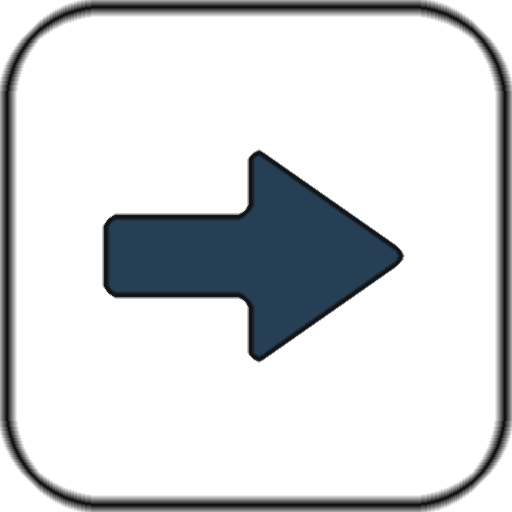
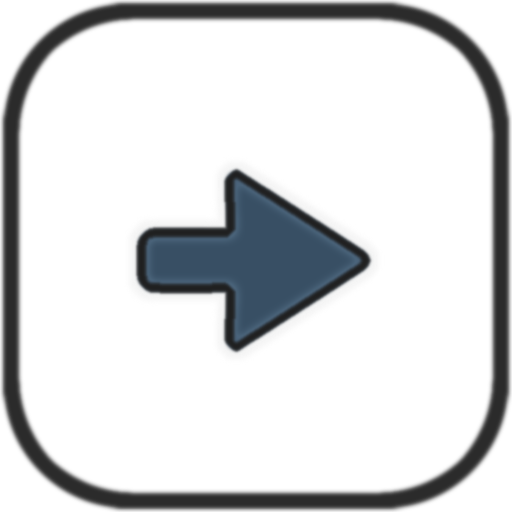
Layers edited between the first and the second 512 × 512 image:
removed layer "Layer 6" over [102, 149, 405, 363]
removed layer "Layer 5" over [104, 150, 403, 362]
removed layer "border" over [0, 0, 512, 512]
removed layer "background" (was 30%) over [2, 2, 510, 510]
added layer "border arrow" above "arrow" over [133, 166, 374, 355]
added layer "arrow" above "white arrow" over [134, 166, 374, 355]
added layer "white arrow" above "grey border" over [122, 154, 386, 363]
added layer "grey border" above "white border" over [0, 0, 512, 512]
added layer "white border" (20%) above "white background" over [0, 0, 512, 512]
added layer "white background" (30%) over [18, 18, 494, 494]
